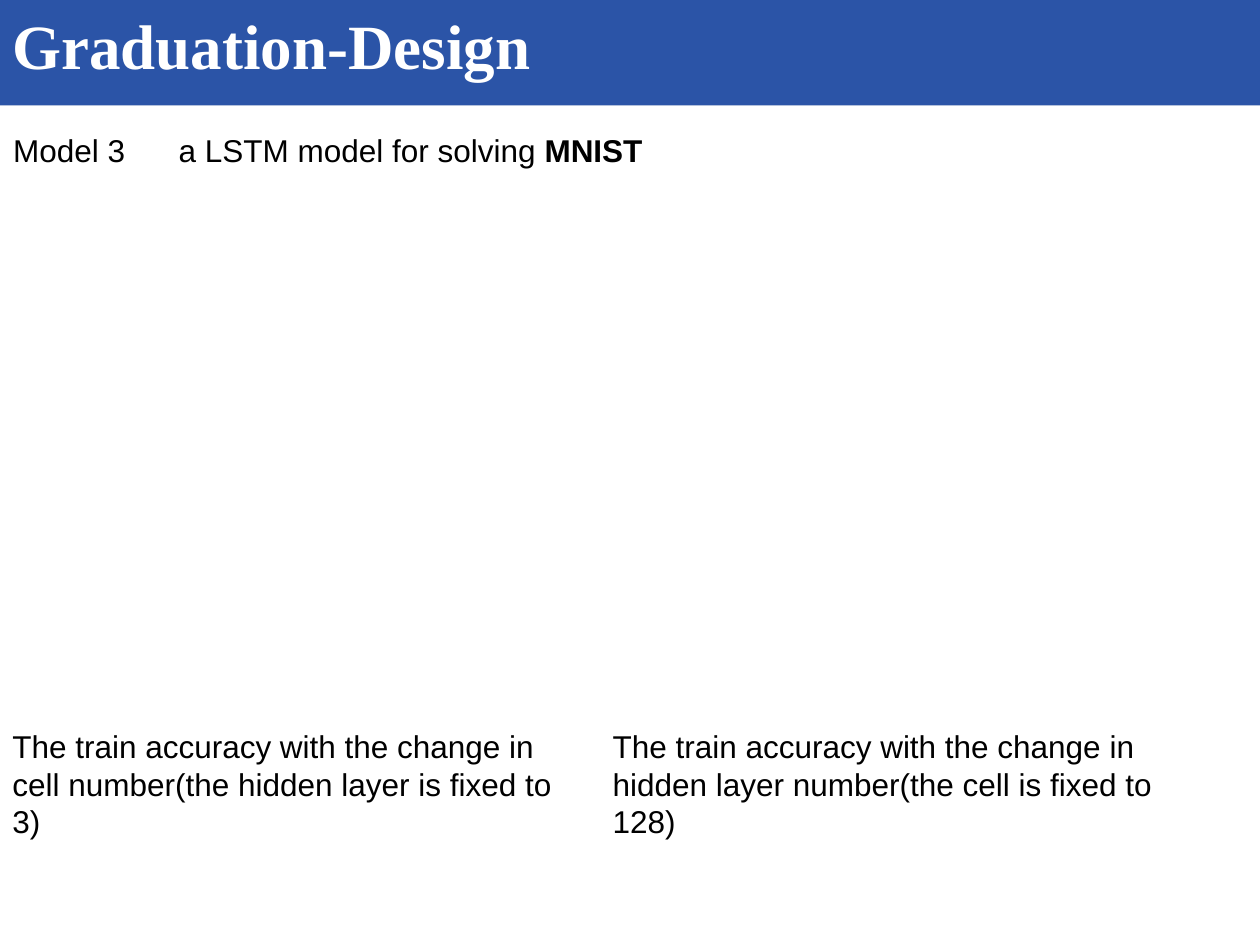
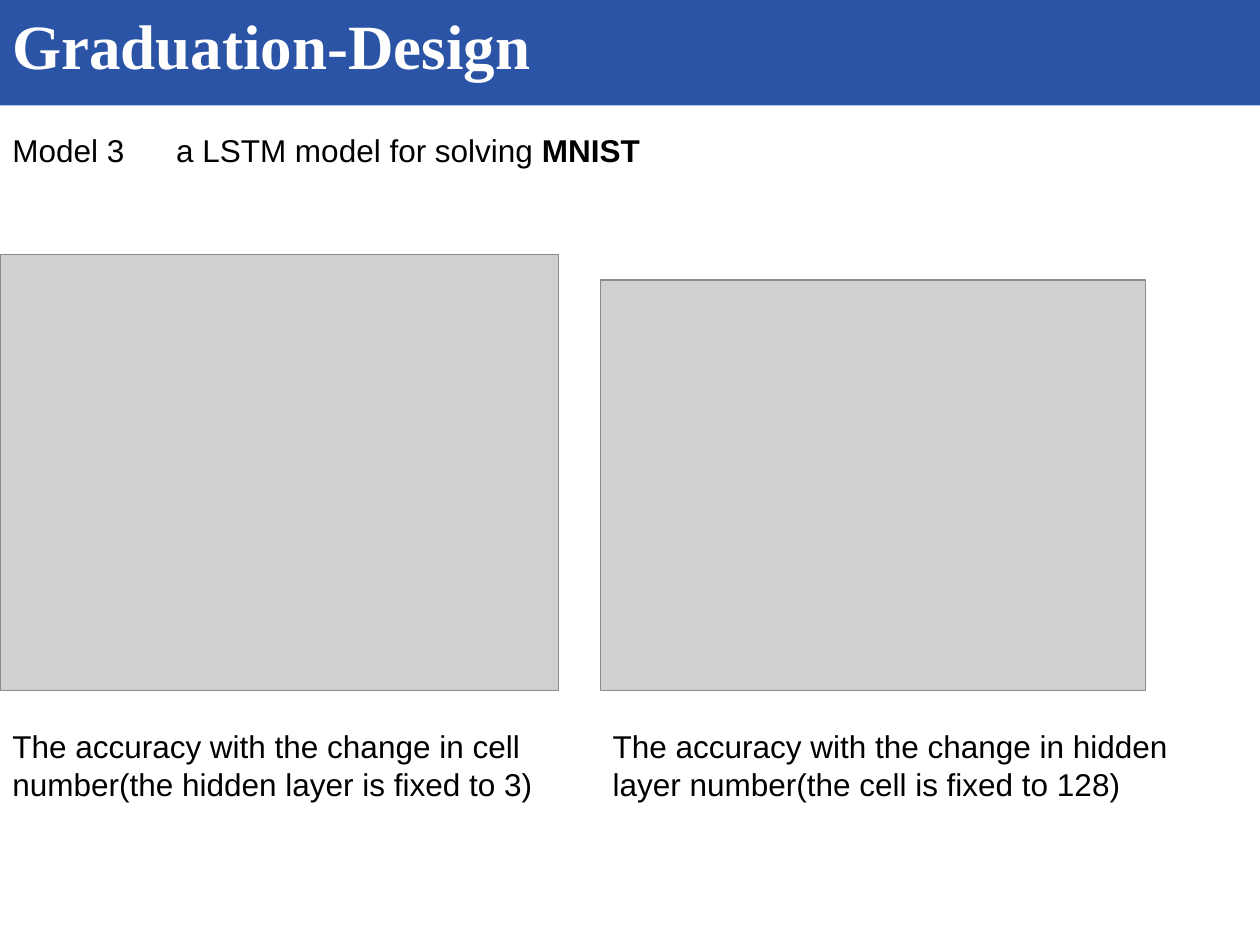
Before and after one commit to RunningPhoton/Graduation-Design, a slide deck: slide 5 of Weekly Report.pptx. Drawn at 1260x945 pixels with LibreOffice and Linux fonts; fonts in the diff are those of the drawing; grey boxes stand for pictures; background and template pictures are left out. Boxes give left, top, right and bottom in pixels: in the first picture for what was removed or moved away, otherwise in the second. Text is boxed around its words. In the diff, an @@ line names an element or a change of style, - is before the commit and + after.

```diff
--- a/Weekly Report.pptx
+++ b/Weekly Report.pptx
@@ picture added at box(0, 255, 558, 690) @@
@@ picture added at box(600, 280, 1145, 690) @@
@@ text at box(12, 735, 532, 802): text changed @@
-The train accuracy with the change in cell number(the hidden layer is fixed to 3)
+The accuracy with the change in cell number(the hidden layer is fixed to 3)
@@ text at box(613, 735, 1168, 802): text changed @@
-The train accuracy with the change in hidden layer number(the cell is fixed to 128)
+The accuracy with the change in hidden layer number(the cell is fixed to 128)
```
Also in this commit, not shown: 5 other slides changed, 7 other files.
